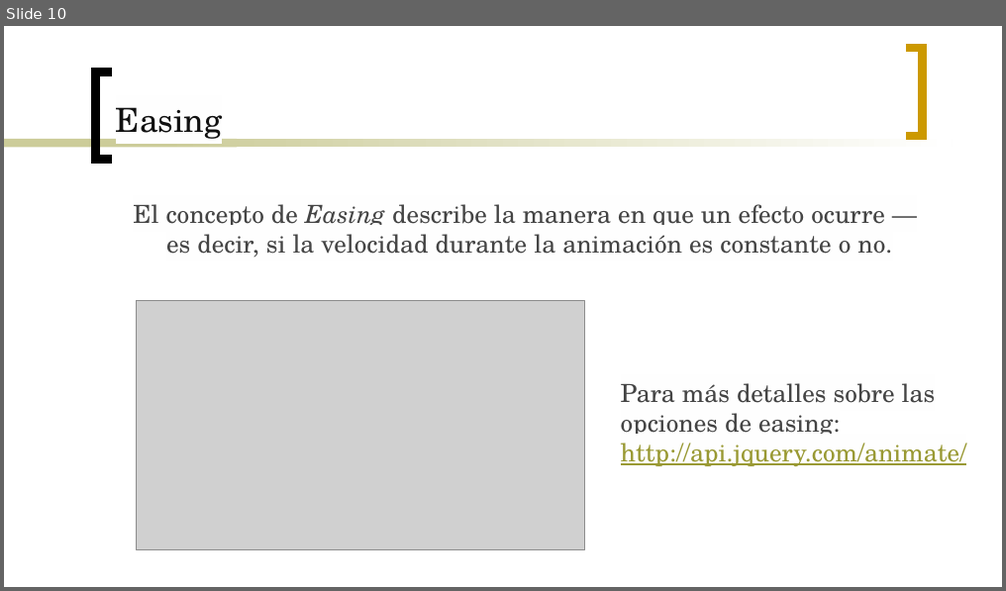
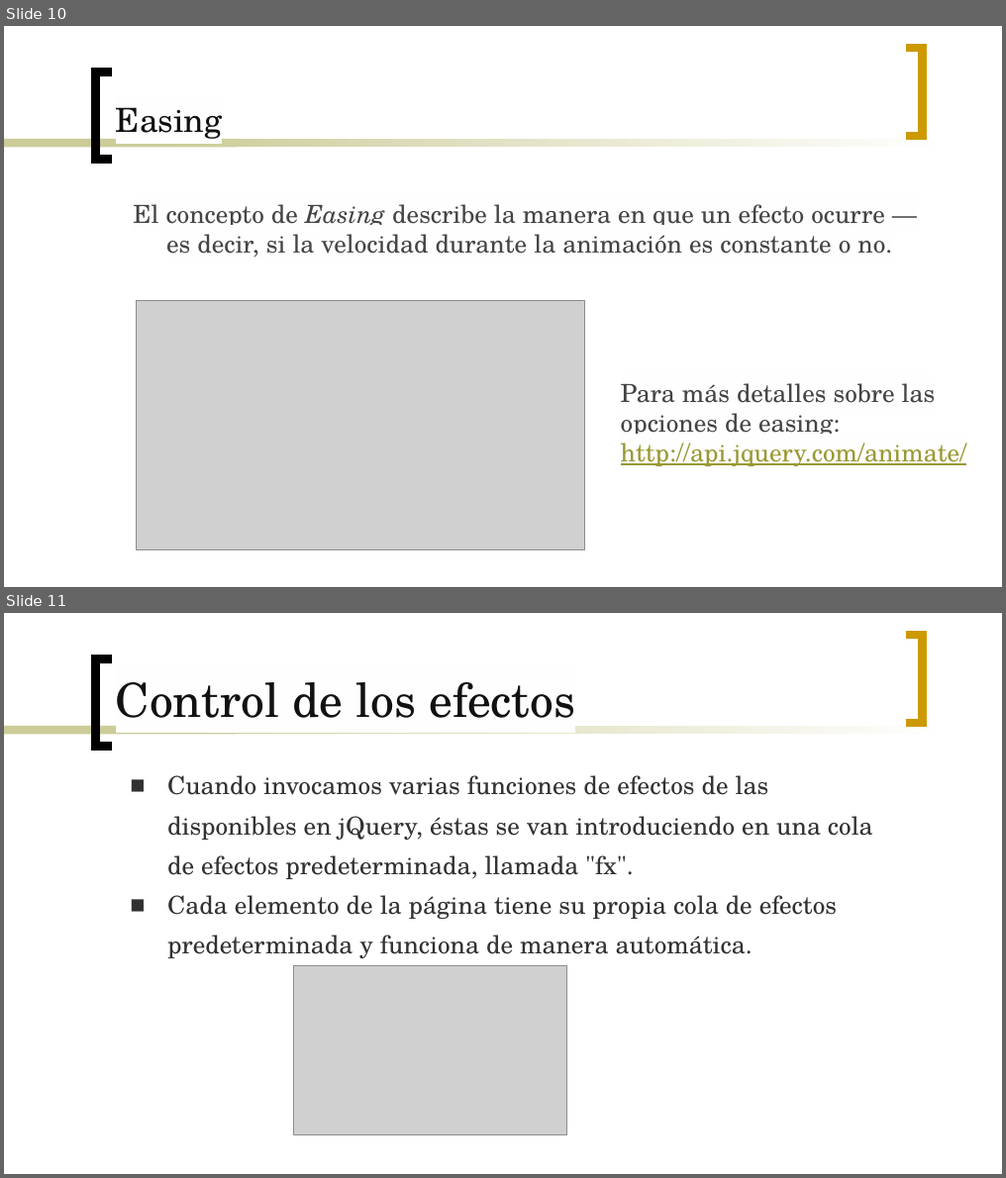
Before and after one commit to Gmuela/Apuntes, a slide deck: Interfaces/Temas/U8.3 - Efectos jQuery.pptx. Shown one above the other, each under a label of ours: slide 10 before the commit, slides 10 and 11 after it. The pictures are 1006x591 and 1006x1178 pixels, drawn with LibreOffice and Linux fonts; fonts in the diff are those of the drawing; grey boxes stand for pictures. Boxes give left, top, right and bottom in pixels: in the first picture for what was removed or moved away, otherwise in the second. Text is boxed around its words. In the diff, an @@ line names an element or a change of style, - is before the commit and + after.

```diff
--- a/Interfaces/Temas/U8.3 - Efectos jQuery.pptx
+++ b/Interfaces/Temas/U8.3 - Efectos jQuery.pptx
@@ slide 11 added at (4, 613, 1002, 1174), background #FFFFFF; not listed: 4 template elements that a slide beside it also shows @@
@@ title added at (116, 682, 576, 731), 34 pt, text #111111 @@
+Control de los efectos
@@ text added at (167, 775, 873, 959), 18 pt, text #313131 @@
+■ Cuando invocamos varias funciones de efectos de las disponibles en jQuery, éstas se van introduciendo en una cola de efectos predeterminada, llamada "fx".
+■ Cada elemento de la página tiene su propia cola de efectos predeterminada y funciona de manera automática.
@@ picture added at (294, 966, 567, 1136) @@
```
Also in this commit, not shown: 1 slide changed, 4 other slides added, 1 other file.
